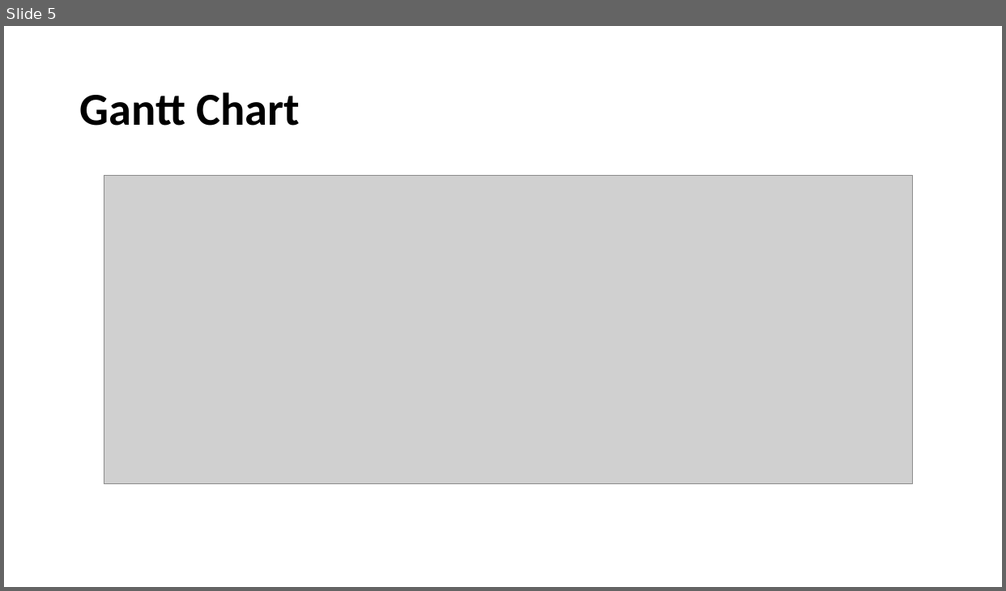
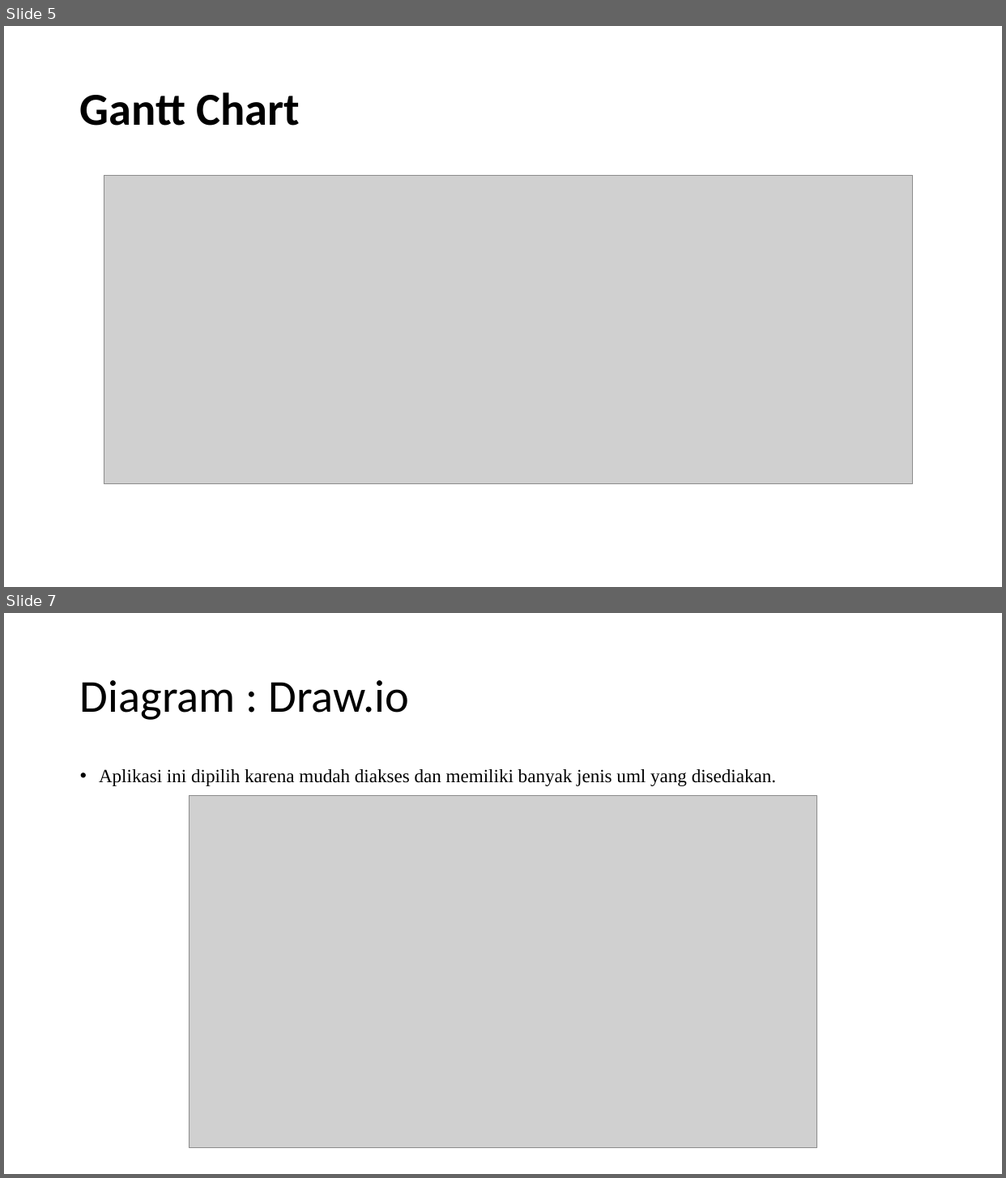
Before and after one commit to anggaraga1408/PPL4611, a slide deck: Aplikasi Catalog Board Game.pptx. Shown one above the other, each under a label of ours: slide 5 before the commit, slides 5 and 7 after it; the slides between them are not shown. The pictures are 1006x591 and 1006x1178 pixels, drawn with LibreOffice and Linux fonts; fonts in the diff are those of the drawing; grey boxes stand for pictures. Boxes give left, top, right and bottom in pixels: in the first picture for what was removed or moved away, otherwise in the second. Text is boxed around its words. In the diff, an @@ line names an element or a change of style, - is before the commit and + after.

```diff
--- a/Aplikasi Catalog Board Game.pptx
+++ b/Aplikasi Catalog Board Game.pptx
@@ slide 7 added at (x1=4, y1=613, x2=1002, y2=1174), background #FFFFFF @@
@@ title added at (x1=80, y1=680, x2=409, y2=720), 44 pt, text #000000 @@
+Diagram : Draw.io
@@ text added at (x1=99, y1=769, x2=776, y2=786), 18 pt, text #000000 @@
+• Aplikasi ini dipilih karena mudah diakses dan memiliki banyak jenis uml yang disediakan.
@@ picture added at (x1=189, y1=796, x2=817, y2=1148) @@
```
Also in this commit, not shown: 3 slides changed, 2 other slides added, 1 other file.
